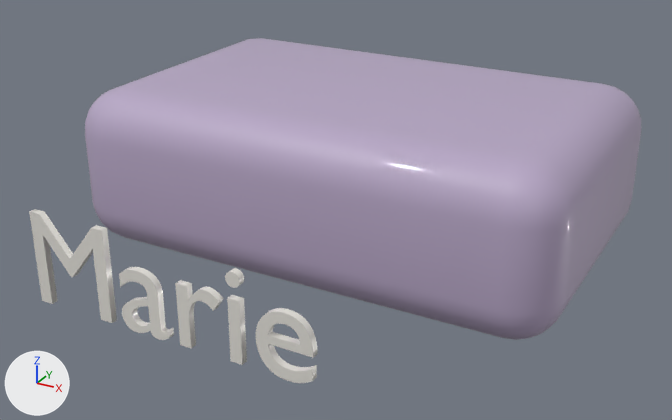
Renders of the glTF model marie.glb from each side of a commit.
Camera for both pictures: a camera (50 mm lens) standing at (0.557, -1.093, 0.704) and looking at (0.02, -0.116, 0.216). Every picture has the same lights, and +X, +Y and +Z are marked at lower left. The older version comes first. Where no turn or scale is listed for an object, it has been applied to the vertices. Vertices at exactly the same position are counted once.

Objects in the first picture: 'Text', 'bar'.
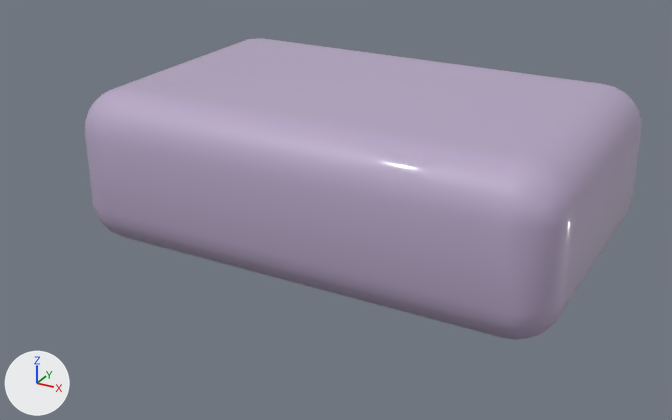
The newer file is also rescaled (x1.912), turned or shifted as a whole; pictures and numbers use the older file's frame.

Location of each change, [x1, y1, x2, y2] in pixels of the pictures (672 x 420 px):
'Text', deleted
    before: [29, 209, 318, 383]

The change, as a diff of the scene's bpy script:
```diff
--- a/marie.glb.py
+++ b/marie.glb.py
@@ me_cube @@
 me_cube.from_pydata(...)  # 296 vertices, 588 faces; spans x -0.34..0.34, y -0.22..0.22, z -0.11..0.11
 # used by ob_bar; location = (0.0, 0.0, 0.24)
+# me_cube part 1: its shading normals changed
 me_cube.materials.append(mat_bar)
@@ ob_text @@
-ob_text = bpy.data.objects.new('Text', me_text)
-ob_text.location = (0.003, -0.445, 0.246)
```
